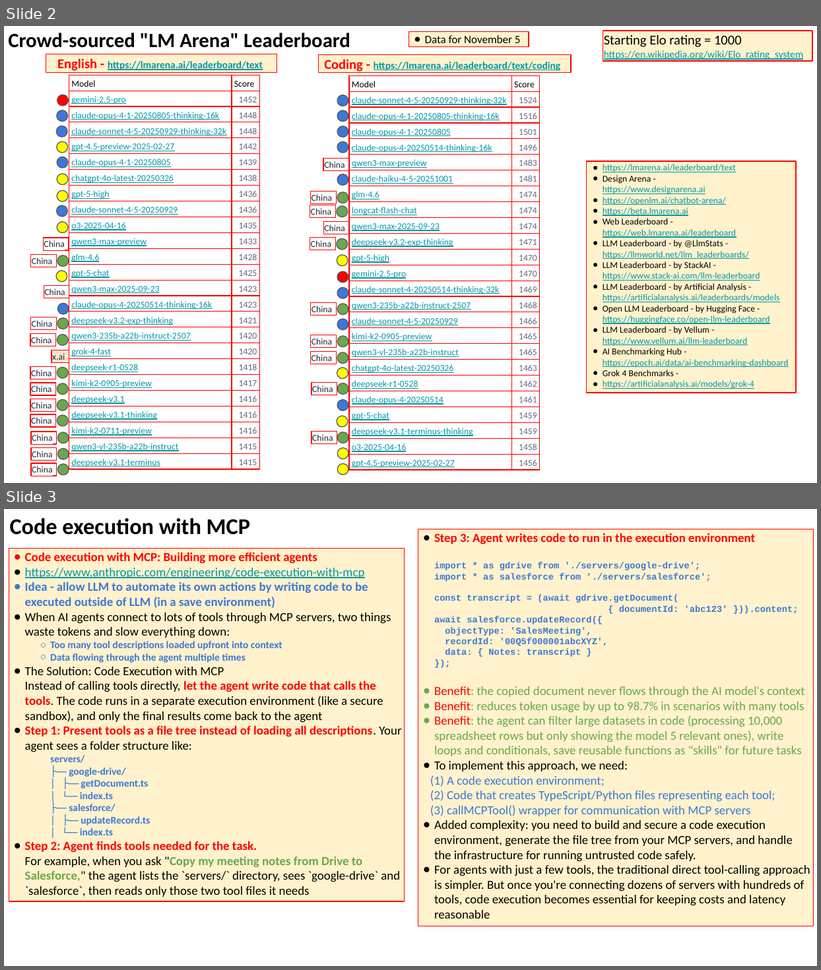
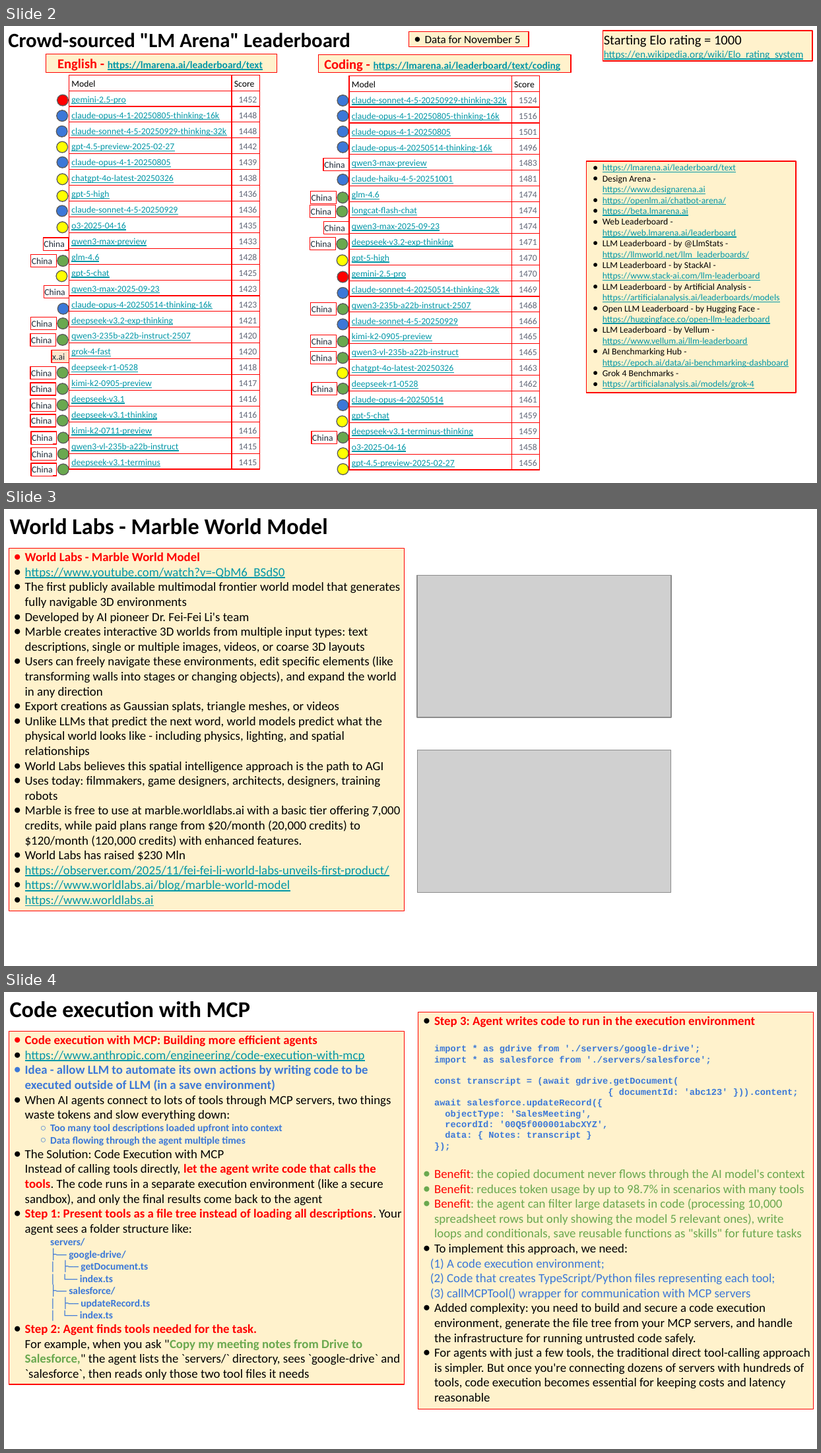
Before and after one commit to lselector/seminar, a slide deck: 2025/2025-11-14-AI-Updates.pptx. Shown one above the other, each under a label of ours: slides 2 and 3 before the commit, slides 2, 3 and 4 after it. The pictures are 821x970 and 821x1453 pixels, drawn with LibreOffice and Linux fonts; fonts in the diff are those of the drawing; grey boxes stand for pictures. Boxes give left, top, right and bottom in pixels: in the first picture for what was removed or moved away, otherwise in the second. Text is boxed around its words. In the diff, an @@ line names an element or a change of style, - is before the commit and + after.

```diff
--- a/2025/2025-11-14-AI-Updates.pptx
+++ b/2025/2025-11-14-AI-Updates.pptx
@@ slide 3 added at box(4, 509, 817, 966), background #FFFFFF @@
@@ text added at box(10, 518, 327, 535), 20 pt, text #000000, bold @@
+World Labs - Marble World Model
@@ rectangle added at box(9, 548, 404, 911), fill #FFF2CC, outline #FF0000 0.75 pt, 11 pt, text #000000 @@
+● World Labs - Marble World Model
+● https://www.youtube.com/watch?v=-QbM6_BSdS0
+● The first publicly available multimodal frontier world model that generates fully navigable 3D environments
+● Developed by AI pioneer Dr. Fei-Fei Li's team
+● Marble creates interactive 3D worlds from multiple input types: text descriptions, single or multiple images, videos, or coarse 3D layouts
+● Users can freely navigate these environments, edit specific elements (like transforming walls into stages or changing objects), and expand the world in any direction
+● Export creations as Gaussian splats, triangle meshes, or videos
+● Unlike LLMs that predict the next word, world models predict what the physical world looks like - including physics, lighting, and spatial relationships
+● World Labs believes this spatial intelligence approach is the path to AGI
+● Uses today: filmmakers, game designers, architects, designers, training robots
+● Marble is free to use at marble.worldlabs.ai with a basic tier offering 7,000 credits, while paid plans range from $20/month (20,000 credits) to $120/month (120,000 credits) with enhanced features.
+● World Labs has raised $230 Mln
+● https://observer.com/2025/11/fei-fei-li-world-labs-unveils-first-product/
+● https://www.worldlabs.ai/blog/marble-world-model
+● https://www.worldlabs.ai
@@ picture added at box(417, 576, 671, 718) @@
@@ picture added at box(418, 751, 671, 893) @@
@@ what was slide 3 is now slide 4 @@
```
Also in this commit, not shown: 5 slides changed, 8 other slides added, 1 slide removed.
